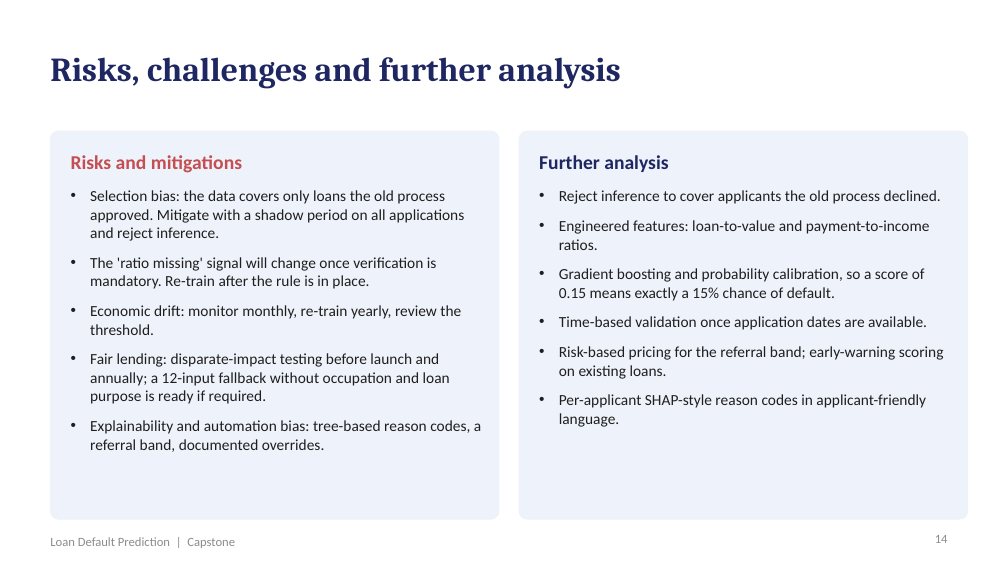
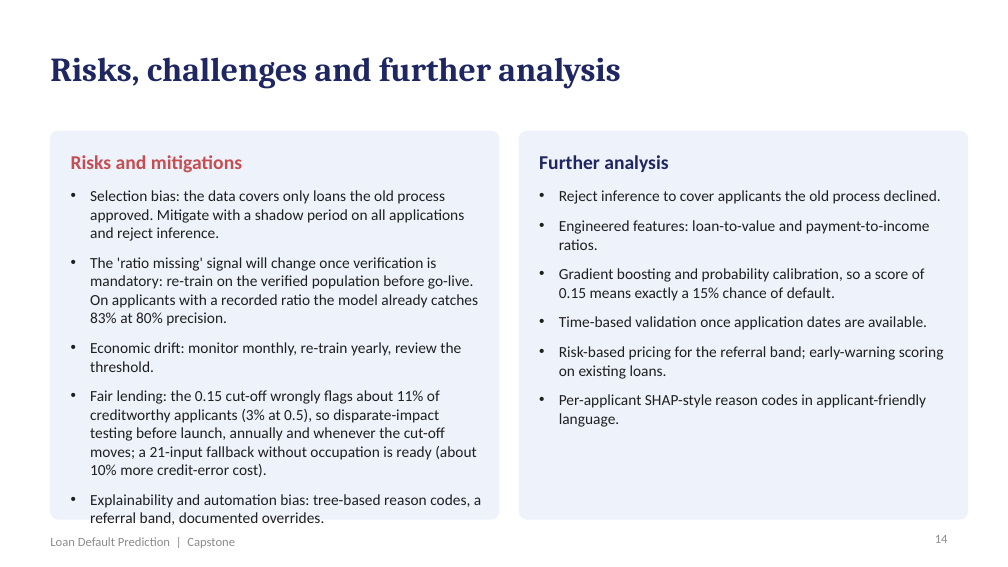
Before and after one commit to shubham1891/Personal-code, a slide deck: slide 14 of presentation/Loan_Default_Prediction_Presentation.pptx. Drawn at 1008x567 pixels with LibreOffice and Linux fonts; fonts in the diff are those of the drawing. Boxes give left, top, right and bottom in pixels: in the first picture for what was removed or moved away, otherwise in the second. Text is boxed around its words. In the diff, an @@ line names an element or a change of style, - is before the commit and + after.

```diff
--- a/presentation/Loan_Default_Prediction_Presentation.pptx
+++ b/presentation/Loan_Default_Prediction_Presentation.pptx
@@ text at box(90, 257, 478, 326): text changed @@
-• The 'ratio missing' signal will change once verification is mandatory. Re-train after the rule is in place.
+• The 'ratio missing' signal will change once verification is mandatory: re-train on the verified population before go-live. On applicants with a recorded ratio the model already catches 83% at 80% precision.
@@ text at box(90, 390, 477, 477): text changed @@
-• Fair lending: disparate-impact testing before launch and annually; a 12-input fallback without occupation and loan purpose is ready if required.
+• Fair lending: the 0.15 cut-off wrongly flags about 11% of creditworthy applicants (3% at 0.5), so disparate-impact testing before launch, annually and whenever the cut-off moves; a 21-input fallback without occupation is ready (about 10% more credit-error cost).
```
Also in this commit, not shown: 10 other slides changed, 18 other files.
